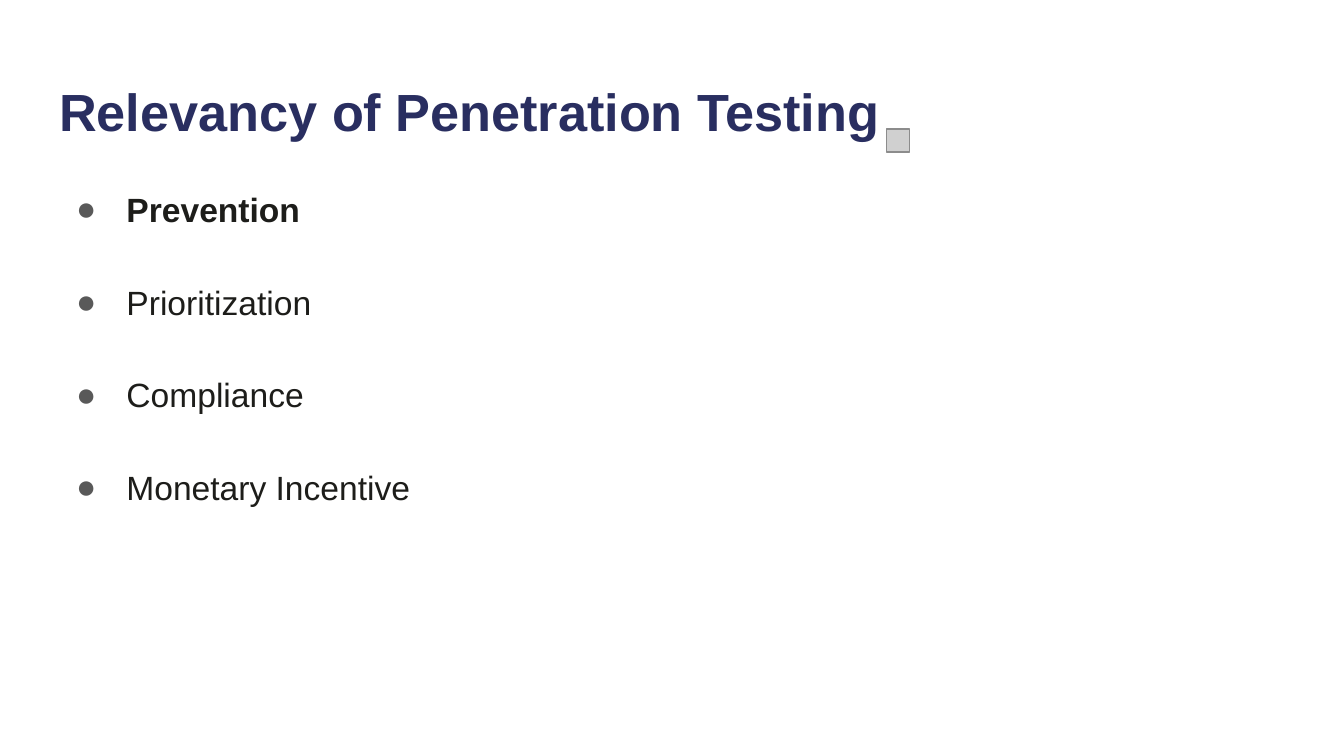
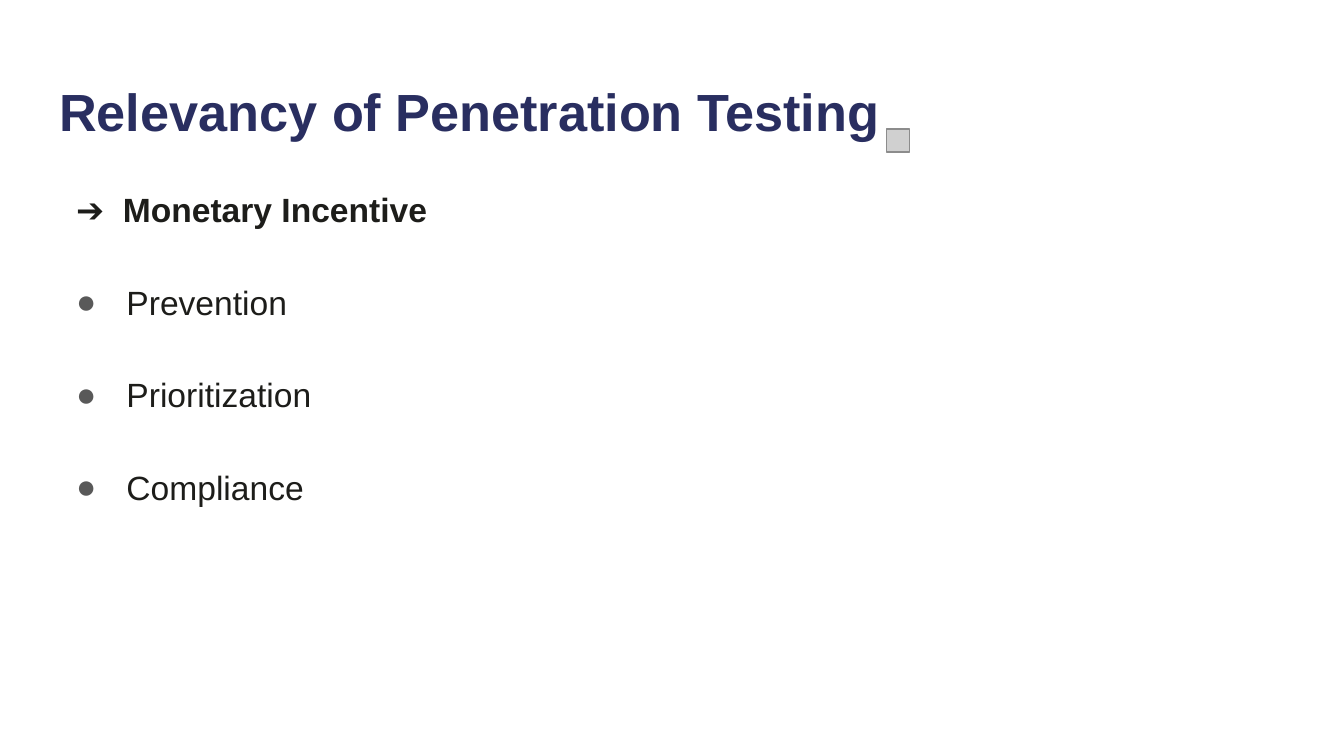
Before and after one commit to neubert-simon/auv-final-report, a slide deck: slide 22 of Final Presentation/ICS_Praesentationsfolien.pptx (slide 28 before the commit). Drawn at 1344x756 pixels with LibreOffice and Linux fonts; fonts in the diff are those of the drawing; grey boxes stand for pictures. Boxes give left, top, right and bottom in pixels: in the first picture for what was removed or moved away, otherwise in the second. Text is boxed around its words. In the diff, an @@ line names an element or a change of style, - is before the commit and + after.

```diff
--- a/Final Presentation/ICS_Praesentationsfolien.pptx
+++ b/Final Presentation/ICS_Praesentationsfolien.pptx
@@ text at (123,197,426,228): paragraph added @@
+➔ Monetary Incentive
@@ text at (126,290,287,316): bold off in "Prevention" @@
@@ text at (126,475,410,506): paragraph removed @@
-● Monetary Incentive
```
Also in this commit, not shown: 12 other slides changed, 5 slides added, 10 slides removed.
